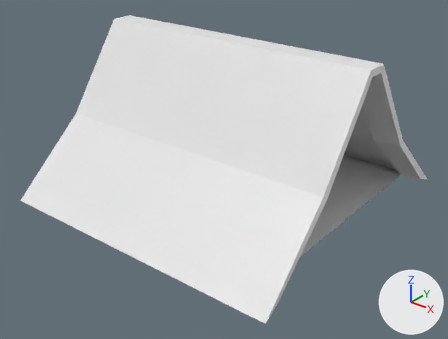
An edit to the OBJ model astro/3d_models/house/roof.obj, drawn before and after from the same camera.
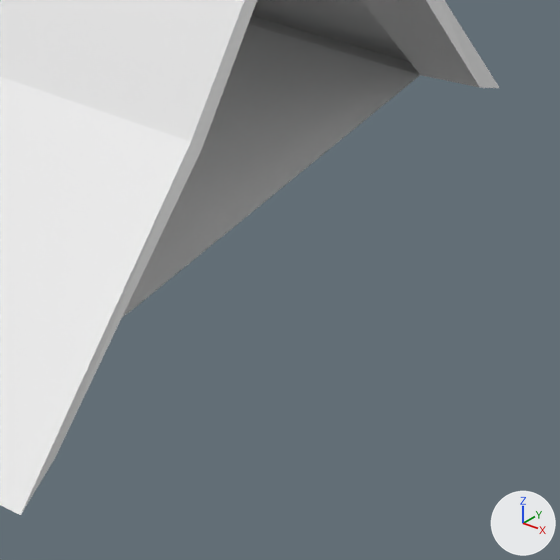
Each version appears first whole from a camera (50 mm lens) standing at (2.67, -3.42, 2.78) and looking at (0.02, -0.1, 0.72), and next in a close-up on the part from 58% to 100% of the width and 44% to 100% of the height. Arrows for +X, +Y and +Z are at lower right; the lights stay in place. Where no turn or scale is listed for an object, it has been applied to the vertices.

In view in the first close-up: 'House_Roof_Cube.009'.
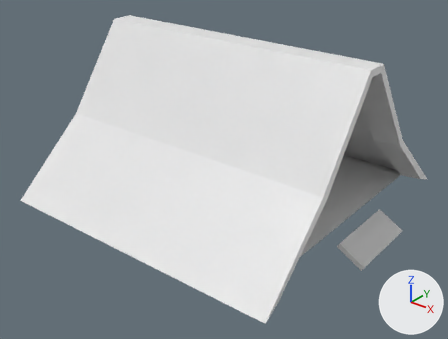
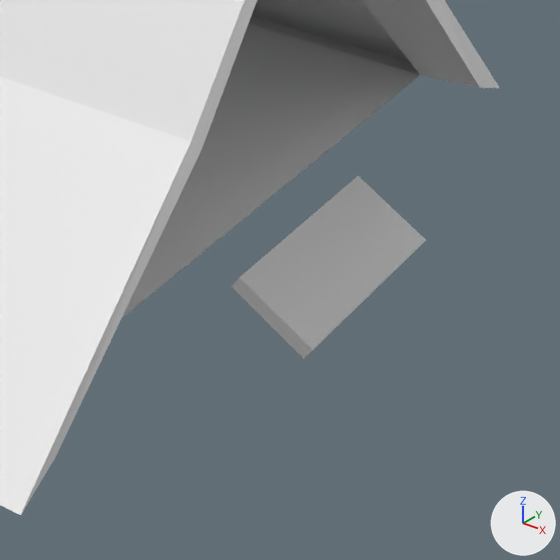
Commit message: astro: house model tweakies

What differs and where, as boxes (x1, y1, x2, y2) in the close-ups (560 x 560 px):
part 1 of me_house_roof_cube_009, added
    after: (231, 176, 426, 358)

What the commit changed:
me_house_roof_cube_009 is used by ob_house_roof_cube_009; location (0.0, 0.0, 0.0).
me_house_roof_cube_009 had 36 vertices, 60 faces and spanned x -1.14..1.14, y -1.14..1.14, z 0.5..1.7.
me_house_roof_cube_009 now has 44 vertices, 72 faces and spans x -1.14..1.14, y -1.14..1.14, z 0.11..1.7.
Part 1, on me_house_roof_cube_009:
8 vertices are added at x 0.87..1.11, y 0.17..0.83, z 0.11..0.27.
12 new faces join them.
